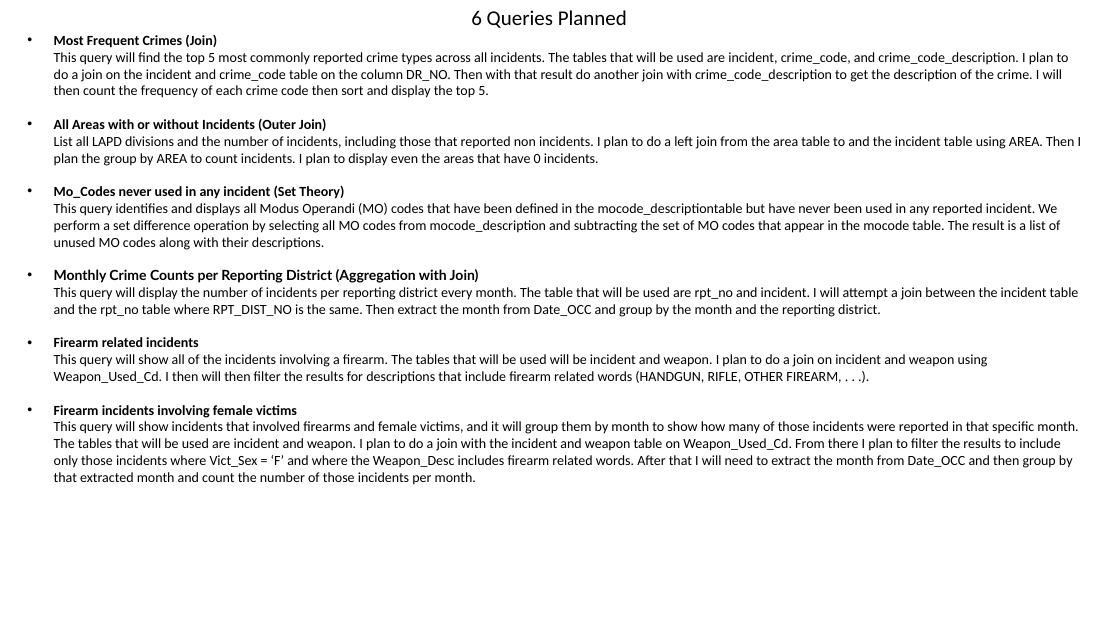
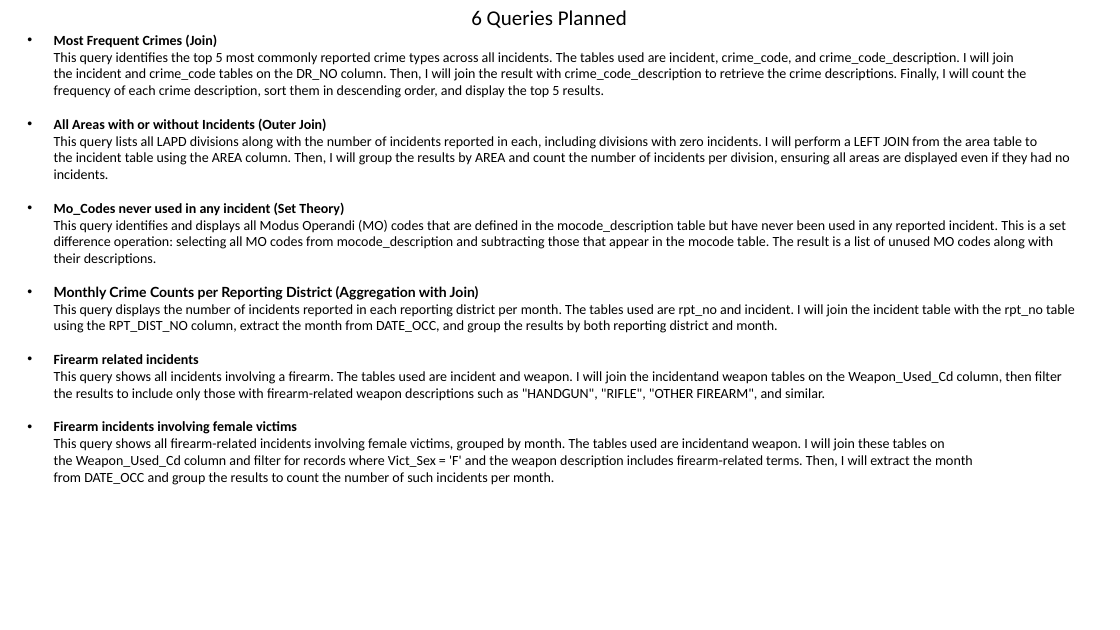
Before and after one commit to Elmerh14/LAPD-Database, a slide deck: slide 7 of data_base_normalization.pptx. Drawn at 1120x630 pixels with LibreOffice and Linux fonts; fonts in the diff are those of the drawing. Boxes give left, top, right and bottom in pixels: in the first picture for what was removed or moved away, otherwise in the second. Text is boxed around its words. In the diff, an @@ line names an element or a change of style, - is before the commit and + after.

```diff
--- a/data_base_normalization.pptx
+++ b/data_base_normalization.pptx
@@ text at (54,35,1075,485): text changed @@
-• Most Frequent Crimes (Join)
-  This query will find the top 5 most commonly reported crime types across all incidents. The tables that will be used are incident, crime_code, and crime_code_description. I plan to do a join on the incident and crime_code table on the column DR_NO. Then with that result do another join with crime_code_description to get the description of the crime. I will then count the frequency of each crime code then sort and display the top 5.
-• All Areas with or without Incidents (Outer Join)
-  List all LAPD divisions and the number of incidents, including those that reported non incidents. I plan to do a left join from the area table to and the incident table using AREA. Then I plan the group by AREA to count incidents. I plan to display even the areas that have 0 incidents.
-• Mo_Codes never used in any incident (Set Theory)
-  This query identifies and displays all Modus Operandi (MO) codes that have been defined in the mocode_descriptiontable but have never been used in any reported incident. We perform a set difference operation by selecting all MO codes from mocode_description and subtracting the set of MO codes that appear in the mocode table. The result is a list of unused MO codes along with their descriptions.
-• Monthly Crime Counts per Reporting District (Aggregation with Join)
-  This query will display the number of incidents per reporting district every month. The table that will be used are rpt_no and incident. I will attempt a join between the incident table and the rpt_no table where RPT_DIST_NO is the same. Then extract the month from Date_OCC and group by the month and the reporting district.
-• Firearm related incidents
-  This query will show all of the incidents involving a firearm. The tables that will be used will be incident and weapon. I plan to do a join on incident and weapon using Weapon_Used_Cd. I then will then filter the results for descriptions that include firearm related words (HANDGUN, RIFLE, OTHER FIREARM, . . .).
-• Firearm incidents involving female victims
-  This query will show incidents that involved firearms and female victims, and it will group them by month to show how many of those incidents were reported in that specific month. The tables that will be used are incident and weapon. I plan to do a join with the incident and weapon table on Weapon_Used_Cd. From there I plan to filter the results to include only those incidents where Vict_Sex = ‘F’ and where the Weapon_Desc includes firearm related words. After that I will need to extract the month from Date_OCC and then group by that extracted month and count the number of those incidents per month.
+• Most Frequent Crimes (Join)
+  This query identifies the top 5 most commonly reported crime types across all incidents. The tables used are incident, crime_code, and crime_code_description. I will join the incident and crime_code tables on the DR_NO column. Then, I will join the result with crime_code_description to retrieve the crime descriptions. Finally, I will count the frequency of each crime description, sort them in descending order, and display the top 5 results.
+• All Areas with or without Incidents (Outer Join)
+  This query lists all LAPD divisions along with the number of incidents reported in each, including divisions with zero incidents. I will perform a LEFT JOIN from the area table to the incident table using the AREA column. Then, I will group the results by AREA and count the number of incidents per division, ensuring all areas are displayed even if they had no incidents.
+• Mo_Codes never used in any incident (Set Theory)
+  This query identifies and displays all Modus Operandi (MO) codes that are defined in the mocode_description table but have never been used in any reported incident. This is a set difference operation: selecting all MO codes from mocode_description and subtracting those that appear in the mocode table. The result is a list of unused MO codes along with their descriptions.
+• Monthly Crime Counts per Reporting District (Aggregation with Join)
+  This query displays the number of incidents reported in each reporting district per month. The tables used are rpt_no and incident. I will join the incident table with the rpt_no table using the RPT_DIST_NO column, extract the month from DATE_OCC, and group the results by both reporting district and month.
+• Firearm related incidents
+  This query shows all incidents involving a firearm. The tables used are incident and weapon. I will join the incidentand weapon tables on the Weapon_Used_Cd column, then filter the results to include only those with firearm-related weapon descriptions such as "HANDGUN", "RIFLE", "OTHER FIREARM", and similar.
+• Firearm incidents involving female victims
+  This query shows all firearm-related incidents involving female victims, grouped by month. The tables used are incidentand weapon. I will join these tables on the Weapon_Used_Cd column and filter for records where Vict_Sex = 'F' and the weapon description includes firearm-related terms. Then, I will extract the month from DATE_OCC and group the results to count the number of such incidents per month.
```
Also in this commit, not shown: 1 other file.
